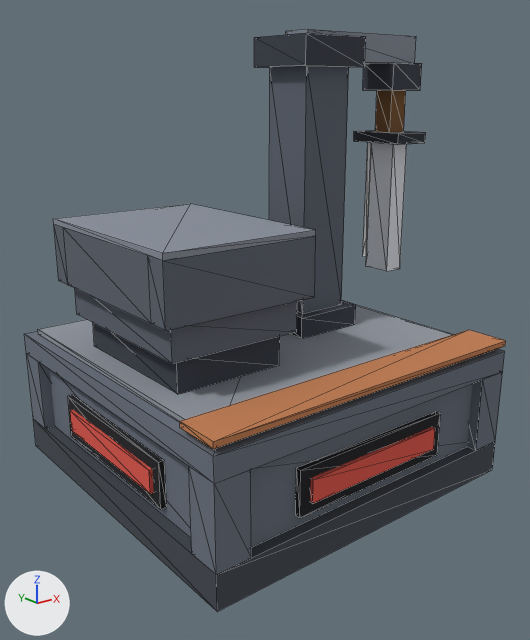
The glTF model assets/models/butcher.glb: old version first, new version second.
Both versions are drawn from a camera (50 mm lens) standing at (-0.752, -1.106, 1.079) and looking at (0.504, 0.463, 0.451). Lighting does not change. The marker at lower left points along +X, +Y and +Z. The picture after the commit comes second. Mesh edges are drawn as thin lines.

The older version as bpy lines, for what is in view:
```python
ob_arm_001 = bpy.data.objects.new('arm.001', me_butcher_arm)
ob_arm_001.location = (0.703, 0.516, 1.188)
ob_body_057 = bpy.data.objects.new('body.057', me_butcher_body)
ob_body_057.location = (0.0, 0.0, 0.0)
ob_tier_032 = bpy.data.objects.new('tier.032', me_butcher_tier)
ob_tier_032.location = (0.0, 0.0, 0.0)
```
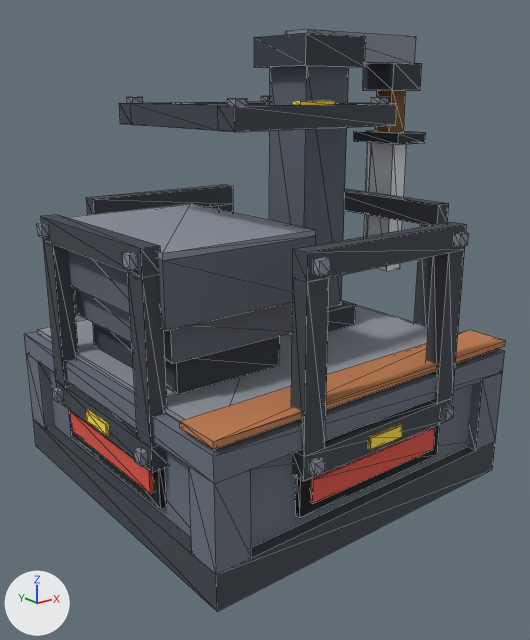
Location of each change, (x1, y1, x2, y2) in pixels of the pictures (530 x 640 px):
'link_y-.042', added
    after: (291, 222, 469, 481)
    faces in mat_case_dark (dark grey #42474f): (291, 222, 467, 481)
    faces in mat_steel (grey #8a919d): (309, 231, 469, 476)
    faces in mat_glow_energy (yellow #ffe14a): (368, 424, 403, 450)
'link_x-.042', added
    after: (37, 215, 167, 473)
    faces in mat_case_dark (dark grey #42474f): (41, 215, 167, 473)
    faces in mat_steel (grey #8a919d): (37, 223, 149, 467)
    faces in mat_glow_energy (yellow #ffe14a): (86, 409, 110, 436)
'link_z+.040', added
    after: (119, 96, 397, 132)
    faces in mat_case_dark (dark grey #42474f): (119, 101, 397, 132)
    faces in mat_steel (grey #8a919d): (127, 96, 389, 106)
    faces in mat_glow_energy (yellow #ffe14a): (292, 100, 335, 105)
'link_x+.042', added
    after: (344, 189, 449, 327)
'link_y+.042', added
    after: (86, 185, 234, 215)

The change in detail:
Material 'glow_energy' (mat_glow_energy) is new.
Its base color is (1.0, 0.753, 0.0685) (yellow #ffe14a).
Its roughness is 1.0.
Mesh me_butcher_link_z is new.
It has 64 vertices, 108 faces and spans x 0.238..0.762, y 0.238..0.762, z 0.991..1.061.
Faces by material slot: [48, 48, 12].
It uses material mat_case_dark (dark grey #42474f).
It uses material mat_steel (grey #8a919d).
It uses material mat_glow_energy (yellow #ffe14a).
Mesh me_butcher_link_y_1 is new.
It has 72 vertices, 108 faces and spans x 0.238..0.763, y -0.028..0.038, z 0.238..0.762.
Faces by material slot: [48, 48, 12].
It uses material mat_case_dark (dark grey #42474f).
It uses material mat_steel (grey #8a919d).
It uses material mat_glow_energy (yellow #ffe14a).
Mesh me_butcher_link_y is new.
It has 64 vertices, 108 faces and spans x 0.238..0.762, y 0.962..1.028, z 0.238..0.762.
Faces by material slot: [48, 48, 12].
It uses material mat_case_dark (dark grey #42474f).
It uses material mat_steel (grey #8a919d).
It uses material mat_glow_energy (yellow #ffe14a).
Mesh me_butcher_link_x_1 is new.
It has 68 vertices, 108 faces and spans x -0.028..0.038, y 0.238..0.762, z 0.238..0.762.
Faces by material slot: [48, 48, 12].
It uses material mat_case_dark (dark grey #42474f).
It uses material mat_steel (grey #8a919d).
It uses material mat_glow_energy (yellow #ffe14a).
Mesh me_butcher_link_x is new.
It has 64 vertices, 108 faces and spans x 0.962..1.028, y 0.238..0.762, z 0.238..0.762.
Faces by material slot: [48, 48, 12].
It uses material mat_case_dark (dark grey #42474f).
It uses material mat_steel (grey #8a919d).
It uses material mat_glow_energy (yellow #ffe14a).
Object 'link_z+.040' (ob_link_z__040) is new; it shows me_butcher_link_z.
Its location is (0.0, 0.0, 0.0).
Object 'link_y-.042' (ob_link_y__042_1) is new; it shows me_butcher_link_y_1.
Its location is (0.0, 0.0, 0.0).
Object 'link_y+.042' (ob_link_y__042) is new; it shows me_butcher_link_y.
Its location is (0.0, 0.0, 0.0).
Object 'link_x-.042' (ob_link_x__042_1) is new; it shows me_butcher_link_x_1.
Its location is (0.0, 0.0, 0.0).
Object 'link_x+.042' (ob_link_x__042) is new; it shows me_butcher_link_x.
Its location is (0.0, 0.0, 0.0).
